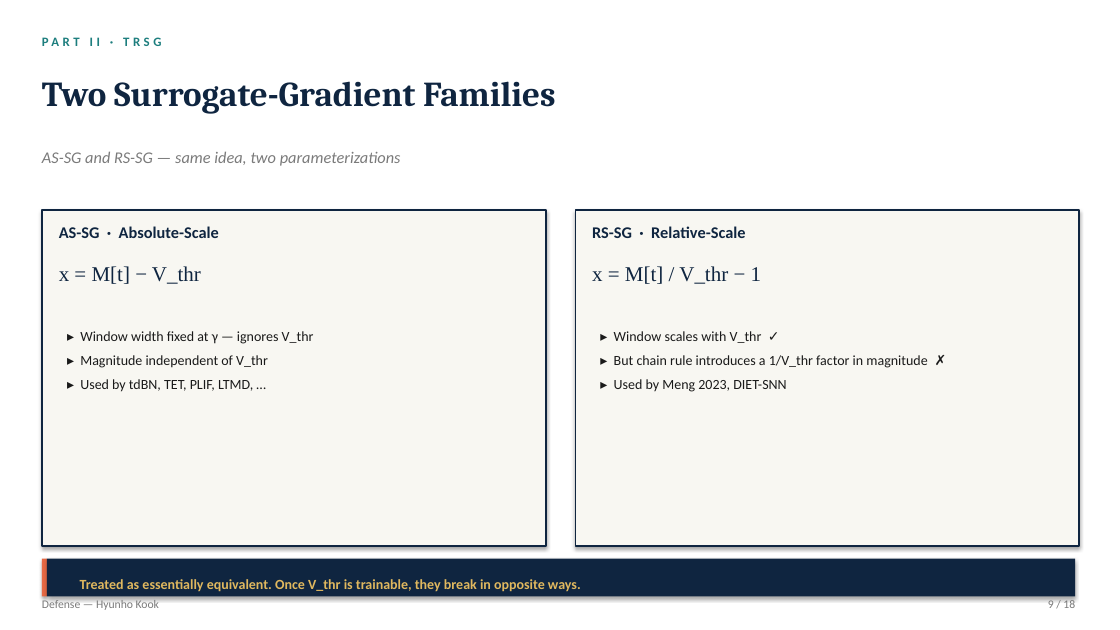
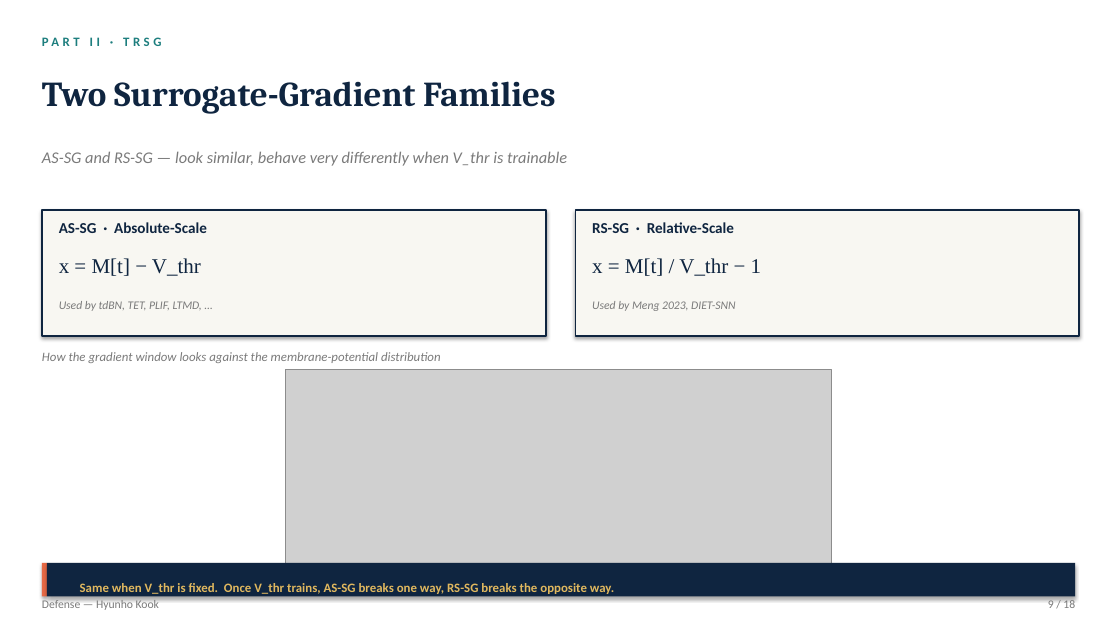
Before and after one commit to kookhh0827/POSTECH_thesis_template_latex, a slide deck: slide 9 of Hyunho_Kook_Master_Defense.pptx. Drawn at 1120x630 pixels with LibreOffice and Linux fonts; fonts in the diff are those of the drawing; grey boxes stand for pictures. Boxes give left, top, right and bottom in pixels: in the first picture for what was removed or moved away, otherwise in the second. Text is boxed around its words. In the diff, an @@ line names an element or a change of style, - is before the commit and + after.

```diff
--- a/Hyunho_Kook_Master_Defense.pptx
+++ b/Hyunho_Kook_Master_Defense.pptx
@@ text at (x1=42, y1=151, x2=567, y2=166): text changed @@
-AS-SG and RS-SG — same idea, two parameterizations
+AS-SG and RS-SG — look similar, behave very differently when V_thr is trainable
@@ rectangle resized from (x1=42, y1=210, x2=546, y2=546) to (x1=42, y1=210, x2=546, y2=336) @@
@@ text "AS-SG · Absolute-Scale" at (x1=59, y1=222, x2=207, y2=233): size 14 to 13 pt @@
@@ rectangle resized from (x1=576, y1=210, x2=1080, y2=546) to (x1=576, y1=210, x2=1080, y2=336) @@
@@ text "RS-SG · Relative-Scale" at (x1=592, y1=222, x2=734, y2=233): size 14 to 13 pt @@
@@ text "x = M[t] − V_thr" moved from (x1=59, y1=266, x2=201, y2=284) to (x1=59, y1=258, x2=201, y2=276) @@
@@ text "x = M[t] / V_thr ..." moved from (x1=592, y1=266, x2=762, y2=284) to (x1=592, y1=258, x2=762, y2=276) @@
@@ text added at (x1=59, y1=301, x2=202, y2=311), 10 pt, text #7A7A7A, italic @@
+Used by tdBN, TET, PLIF, LTMD, …
@@ text added at (x1=592, y1=301, x2=735, y2=311), 10 pt, text #7A7A7A, italic @@
+Used by Meng 2023, DIET-SNN
@@ text added at (x1=42, y1=352, x2=441, y2=363), 11 pt, text #7A7A7A, italic @@
+How the gradient window looks against the membrane-potential distribution
@@ text removed at (x1=80, y1=331, x2=314, y2=392) @@
-▸ Window width fixed at γ — ignores V_thr
-▸ Magnitude independent of V_thr
-▸ Used by tdBN, TET, PLIF, LTMD, …
@@ text removed at (x1=614, y1=331, x2=927, y2=392) @@
-▸ Window scales with V_thr ✓
-▸ But chain rule introduces a 1/V_thr factor in magnitude ✗
-▸ Used by Meng 2023, DIET-SNN
@@ picture added at (x1=286, y1=370, x2=832, y2=571) @@
@@ rectangle resized from (x1=42, y1=559, x2=47, y2=597) to (x1=42, y1=563, x2=47, y2=597) @@
@@ rectangle resized from (x1=47, y1=559, x2=1075, y2=597) to (x1=47, y1=563, x2=1075, y2=597) @@
@@ text at (x1=80, y1=583, x2=614, y2=594): text changed; size 12 to 11 pt @@
-Treated as essentially equivalent. Once V_thr is trainable, they break in opposite ways.
+Same when V_thr is fixed. Once V_thr trains, AS-SG breaks one way, RS-SG breaks the opposite way.
```
Also in this commit, not shown: 7 other slides changed, 8 other files.
